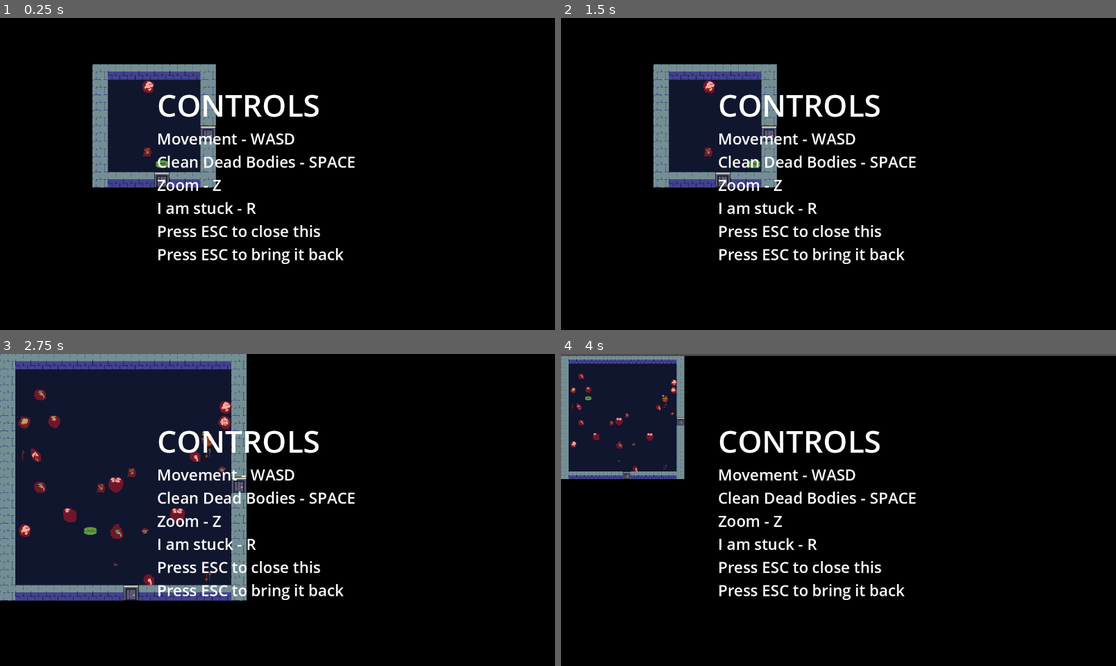
Above: before the commit, frames 1-4 (two rows, left to right).
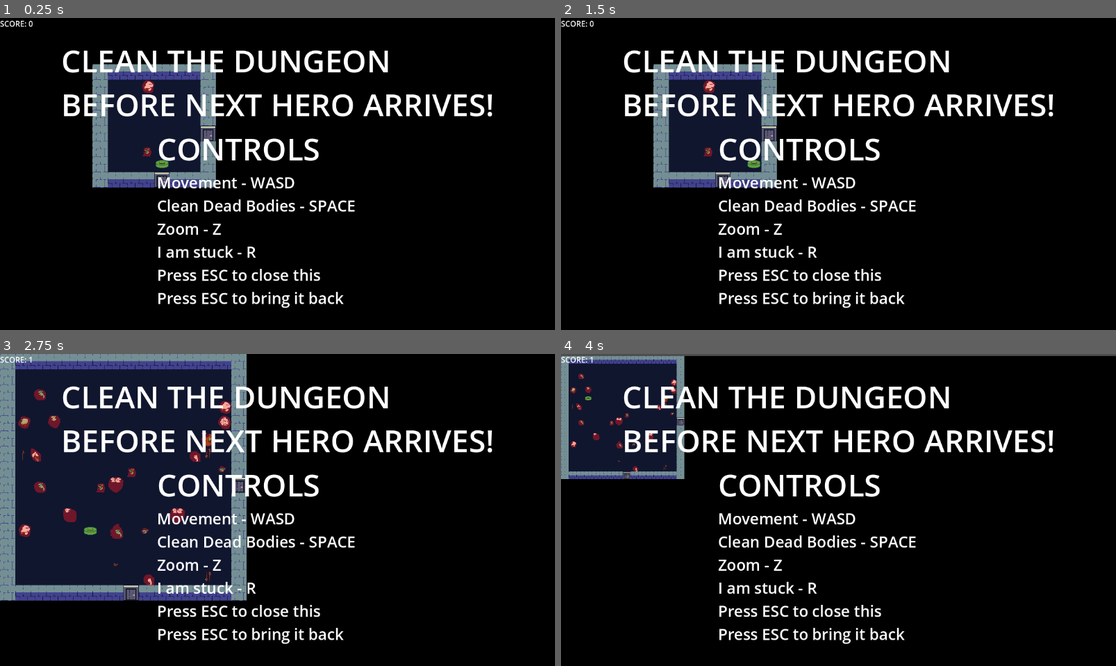
Above: after the commit, the same moments.

Repository: EmilBabazade/rouge-cleaner
Game: Godot game, scene res://scenes/main/main.tscn
Two runs of this game, one before a commit and one after it. Both use one fixed random seed, a clock stepped at 60 frames per second and the inputs below.
Inputs:
- Up to frame 1 (0.25 s): no input
- Up to frame 2 (1.5 s): tap Enter at 0.5 s; hold D (right) 0.53-1.28 s; tap Space (clean) at 0.6, 1.25, 1.35 s; hold S (down) from 1.28 s (still down)
- Up to frame 3 (2.75 s): tap Enter at 2 s; release S (down) at 2.03 s; hold D (right) from 2.03 s (still down); tap R (generate) at 2.1 s; tap Space (clean) at 2.3 s
- Up to frame 4 (4 s): release D (right) at 2.78 s; hold W (up) 2.78-3.53 s; tap Z (zoom) at 2.85 s; tap Space (clean) at 3.05, 3.6 s; hold A (left) from 3.53 s (still down)

The runs differ from the first frame. In frame 1, 9.7% of the frame differs, in the area x 0-89%, y 0-93%; in frame 2, 9.7%; in frame 3, 9.7%; in frame 4, 9.7%.

Commit message:
game over, score, tutorial

Diff:
--- a/scenes/main/main.gd
+++ b/scenes/main/main.gd
@@ -42,6 +42,8 @@
 var hero_turn: int
 var player_spawn_room: Rect2i
 
+var score := 0
+
 @onready var dirt_scene:PackedScene = preload("res://scenes/dirt/dirt.tscn")
 @onready var dirt_holder := $DirtHolder
 
@@ -55,11 +57,19 @@
 
 @onready var ui: CanvasLayer = $UI
 @onready var tutorial: CanvasLayer = $Tutorial
+@onready var score_label: Label = $Score/ScoreText
+
+@onready var game_over_audio: AudioStreamPlayer2D = $GameOverAudio
 
 func on_game_over() -> void:
+	score = 0
 	player.set_process(false)
 	ui.visible = true
 	is_game_over = true
+	game_over_audio.play()
+
+func on_dirt_cleaned() -> void:
+	score += 1
 
 func _ready() -> void:
 	#var vp := get_viewport().get_visible_rect().size
@@ -68,6 +78,7 @@
 	camera.limit_right = screen_size.x * tile_size
 	player = player_scene.instantiate() as Player
 	player.game_over.connect(on_game_over)
+	player.dirt_cleaned.connect(on_dirt_cleaned)
 	camera.position_smoothing_enabled = false
 	camera.global_position = player.global_position
 	camera.set_deferred('position_smoothing_enabled', true)
@@ -84,6 +95,7 @@
 	print("turn: ", turn)
 
 func _process(_delta: float) -> void:
+	score_label.text = "SCORE: " + str(score)
 	if is_game_over:
 		print('SHOW UI')
 	else:
--- a/scenes/main/main.tscn
+++ b/scenes/main/main.tscn
@@ -7,6 +7,7 @@
 [ext_resource type="AudioStream" uid="uid://bxxclc4vtnuo1" path="res://assets/audio/213992__fenrirfangs__door-bolt-1.wav" id="5_6q06x"]
 [ext_resource type="PackedScene" uid="uid://bndkkeg7wgyqo" path="res://scenes/ui/ui.tscn" id="6_ow5a4"]
 [ext_resource type="PackedScene" uid="uid://b0cgojsdfvxl1" path="res://scenes/ui/tutorial.tscn" id="7_hujxm"]
+[ext_resource type="AudioStream" uid="uid://dym6akbcuyn8l" path="res://assets/audio/173859__jivatma07__j1game_over_mono.wav" id="8_yyfjg"]
 
 [sub_resource type="TileSetAtlasSource" id="TileSetAtlasSource_6q06x"]
 texture = ExtResource("2_l3cfh")
@@ -83,4 +84,14 @@
 
 [node name="Tutorial" parent="." instance=ExtResource("7_hujxm")]
 
+[node name="Score" type="CanvasLayer" parent="."]
+
+[node name="ScoreText" type="Label" parent="Score"]
+offset_right = 40.0
+offset_bottom = 23.0
+text = "SCORE: 0"
+
+[node name="GameOverAudio" type="AudioStreamPlayer2D" parent="."]
+stream = ExtResource("8_yyfjg")
+
 [connection signal="new_game" from="UI" to="." method="_on_ui_new_game"]
--- a/scenes/player/player.gd
+++ b/scenes/player/player.gd
@@ -18,6 +18,7 @@
 @onready var cleaning_audio: AudioStreamPlayer2D = $CleaningAudio
 
 signal game_over
+signal dirt_cleaned
 
 func _process(delta: float) -> void:
 #	movement
@@ -43,6 +44,7 @@
 					cleaning_audio.play()
 				area.queue_free.call_deferred()
 				TurnManager.move_turn()
+				dirt_cleaned.emit()
 
 func _read_dir() -> Vector2:
 	if Input.is_action_pressed("left"):
--- a/scenes/ui/tutorial.tscn
+++ b/scenes/ui/tutorial.tscn
@@ -15,6 +15,14 @@
 grow_horizontal = 2
 grow_vertical = 2
 alignment = 1
+
+[node name="Label3" type="Label" parent="VBoxContainer"]
+custom_minimum_size = Vector2(500, 0)
+layout_mode = 2
+size_flags_horizontal = 4
+theme_override_font_sizes/font_size = 64
+text = "CLEAN THE DUNGEON
+BEFORE NEXT HERO ARRIVES!"
 
 [node name="Label" type="Label" parent="VBoxContainer"]
 custom_minimum_size = Vector2(500, 0)
Not shown, added: assets/audio/173859__jivatma07__j1game_over_mono.wav.import
Not shown: 1 places in scenes/main/main.tscn that only renumber resources
Not shown, added: assets/audio/173859__jivatma07__j1game_over_mono.wav
